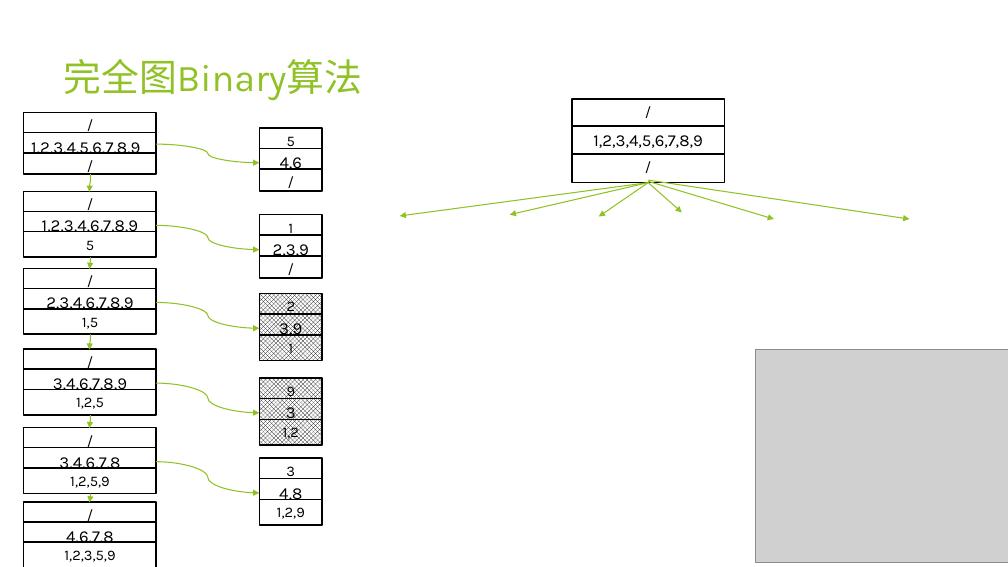
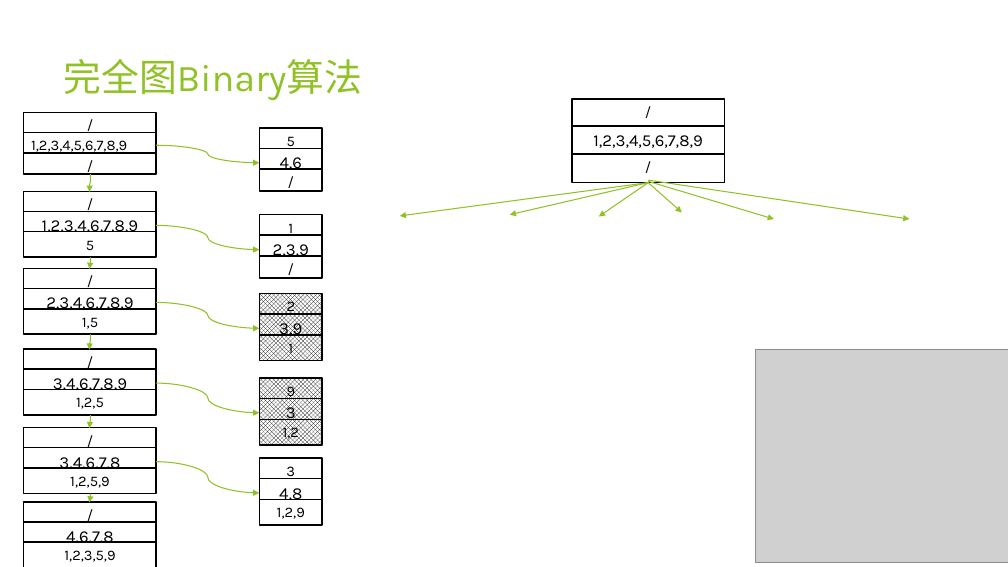
Before and after one commit to youli9056/MyPaper, a slide deck: slide 5 of 开题/大规模数据并行图处理算法与计算平台研究.pptx. Drawn at 1008x567 pixels with LibreOffice and Linux fonts; fonts in the diff are those of the drawing; grey boxes stand for pictures. Boxes give left, top, right and bottom in pixels: in the first picture for what was removed or moved away, otherwise in the second. Text is boxed around its words. In the diff, an @@ line names an element or a change of style, - is before the commit and + after.

```diff
--- a/开题/大规模数据并行图处理算法与计算平台研究.pptx
+++ b/开题/大规模数据并行图处理算法与计算平台研究.pptx
@@ rectangle "1,2,3,4,5,6,7,8,9" at (23, 132, 157, 158): size 16 to 14 pt @@
@@ curved arrow (157, 145) - (259, 163): route changed @@
```
Also in this commit, not shown: 4 other slides changed, 1 slide added, 1 slide removed.
